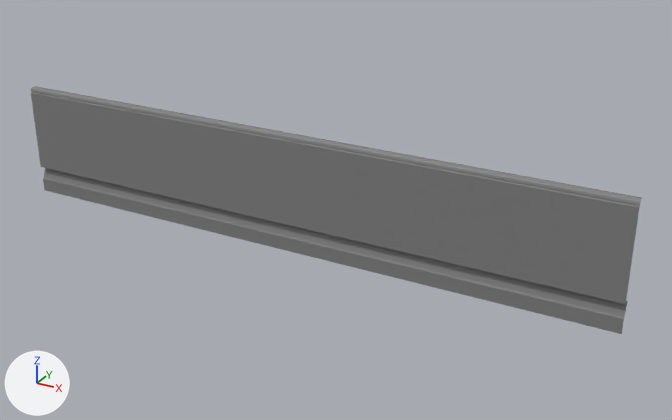
Renders of the FBX model Projet Final Manoir/Manoir_FBX_Unwrapped/AR-WallTop_7M_01.FBX from each side of a commit.
One viewpoint serves both versions: a camera (50 mm lens) standing at (3.13, -19.15, 11.1) and looking at (-7.7, 0.55, 1.24). The axes (+X, +Y, +Z) are drawn at lower left. The lights are the same throughout. Where no turn or scale is listed for an object, it has been applied to the vertices.

Objects in the first picture: 'AR-WallTop_7M_01'.
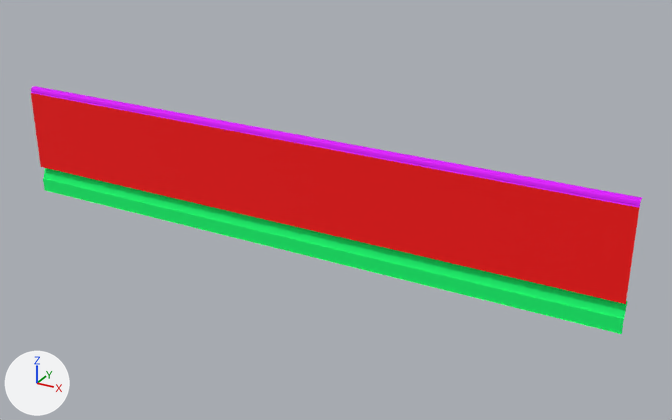
Edits to the bpy script that builds the scene:
```text
Add mat_material__15:
    mat_material__15 = principled_material('Material #15')
    mat_material__15.base_color = (1.0, 0.0, 0.0)  # red #ff0000
    mat_material__15.roughness = 0.859
Add mat_material__14:
    mat_material__14 = principled_material('Material #14')
    mat_material__14.base_color = (0.0, 1.0, 0.165)  # green #00ff71
    mat_material__14.roughness = 0.859
Add mat_material__13:
    mat_material__13 = principled_material('Material #13')
    mat_material__13.base_color = (0.729, 0.0, 1.0)  # pink #de00ff
    mat_material__13.roughness = 0.859
Change me_mesh:
    where me_mesh.from_pydata(...)  # 405 vertices, 728 faces; spans x -17.8..0.0, y 0.0..0.2, z 0.0..3.3
    used by ob_ar_walltop_7m_01; location = (0.0, 0.0, 0.0)
    me_mesh part 1: all 364 faces centred in x -17.4..-0.4, y 0.0..0.2, z 0.0..0.8 switch from mat_worldgridmaterial (grey #808080) to mat_material__14 (green #00ff71)
    me_mesh part 2: all 308 faces centred in x -17.4..-0.4, y 0.0..0.2, z 3.1..3.3 switch from mat_worldgridmaterial (grey #808080) to mat_material__13 (pink #de00ff)
    me_mesh part 3: all 56 faces centred in x -17.4..-0.4, y 0.0, z 1.2..2.7 switch from mat_worldgridmaterial (grey #808080) to mat_material__15 (red #ff0000)
```

Changed parts and their boxes (x1, y1, x2, y2) in the pictures (672 x 420 px):
part 1 of me_mesh, recoloured (grey to green): (43, 168, 628, 334) in both
part 2 of me_mesh, recoloured: (31, 86, 642, 208) in both
part 3 of me_mesh, recoloured (grey to red): (31, 93, 639, 304) in both
